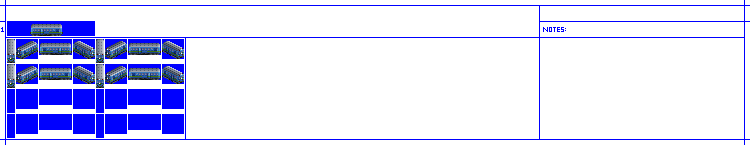
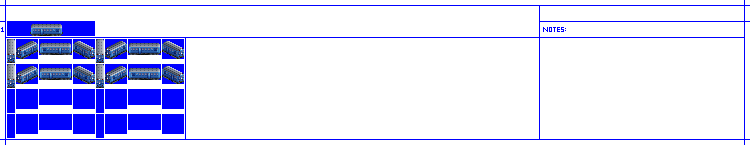
Comparing the layer stacks of the two 750×145 images. Changes:
hid "Stripe" over [7, 32, 184, 87]
showed "CC1" over [7, 32, 184, 87]